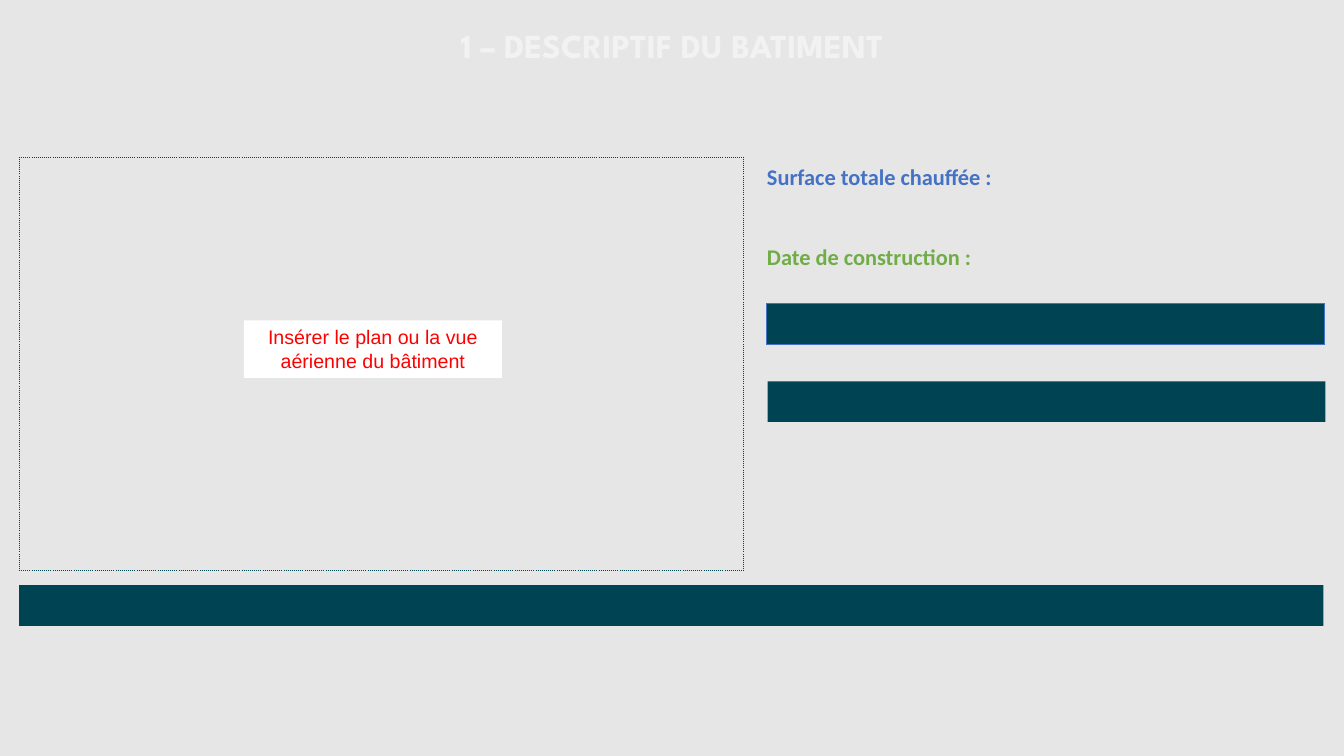
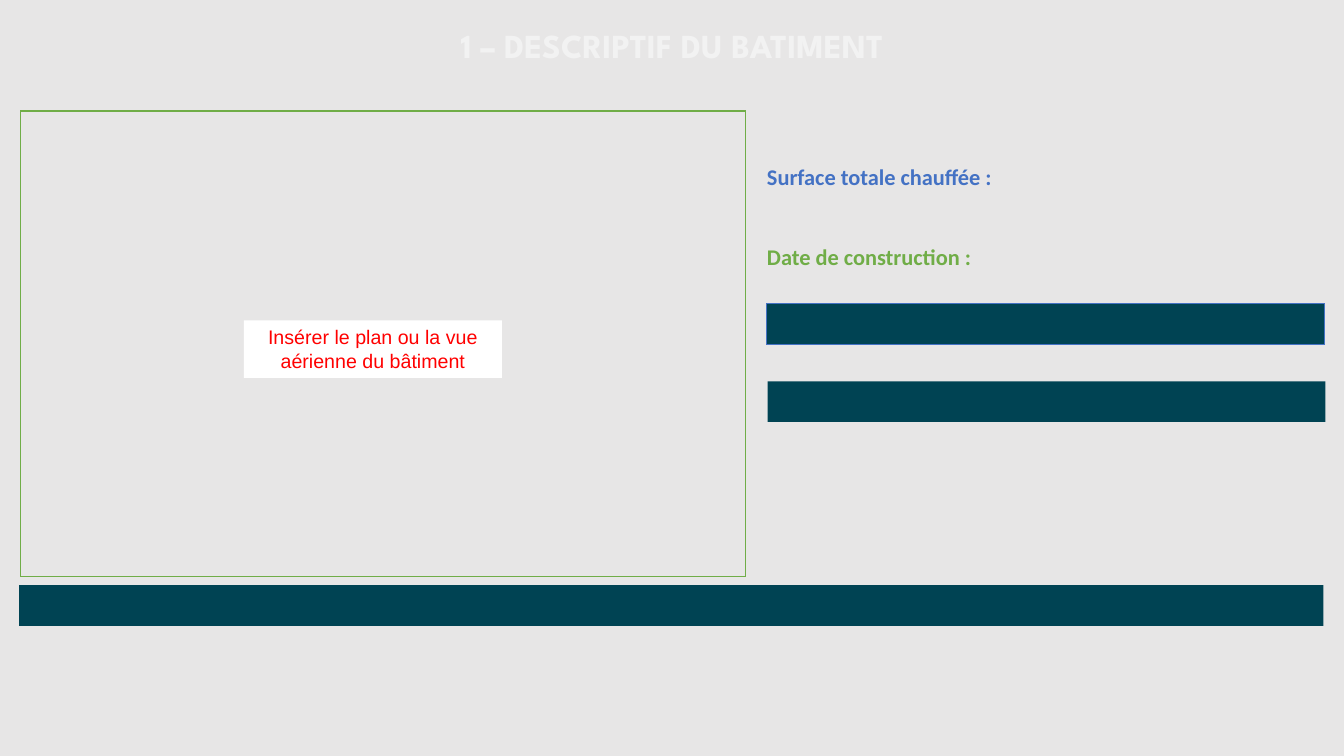
Before and after one commit to sigsieml/super-cep, a slide deck: slide 1 of app/src/main/assets/powerpointvierge.pptx. Drawn at 1344x756 pixels with LibreOffice and Linux fonts; fonts in the diff are those of the drawing; background and template pictures are left out. Boxes give left, top, right and bottom in pixels: in the first picture for what was removed or moved away, otherwise in the second. Text is boxed around its words. In the diff, an @@ line names an element or a change of style, - is before the commit and + after.

```diff
--- a/app/src/main/assets/powerpointvierge.pptx
+++ b/app/src/main/assets/powerpointvierge.pptx
@@ rectangle added at [20,111,745,577], outline #70AD47 1 pt @@
@@ table removed at [19,157,744,571], 1 rows, 1 columns @@
-
```
Also in this commit, not shown: 3 other slides changed, 49 other files.
